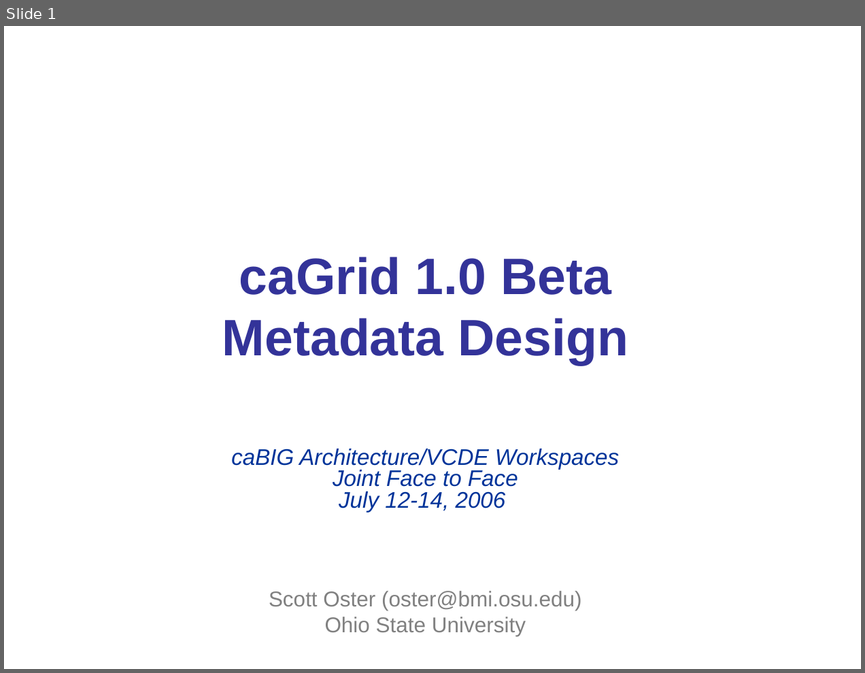
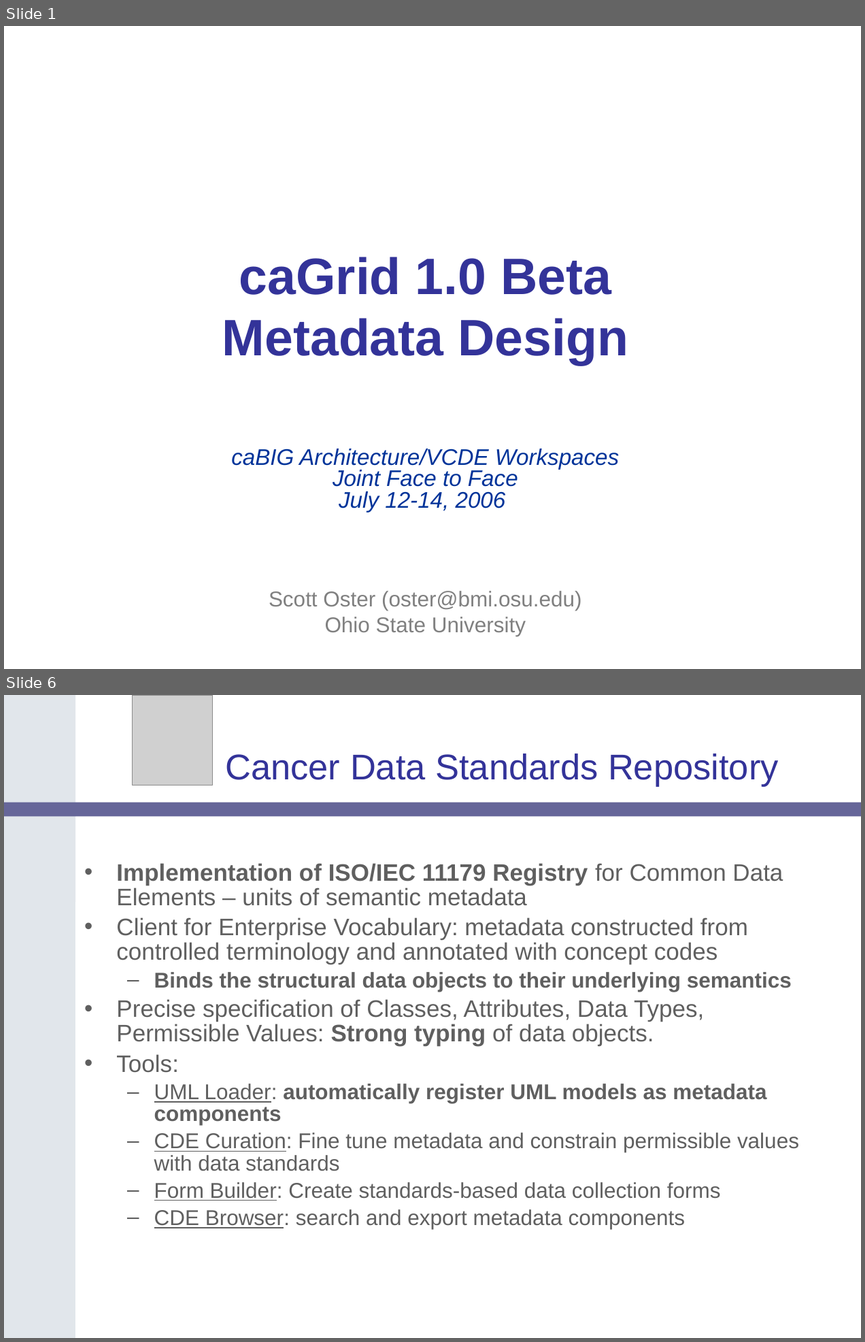
Before and after one commit to NCIP/cagrid-portal, a slide deck: cagrid-1-0/Documentation/presentations/200607_VCDE_ARCH/caGrid-1.0_Beta_Metadata.ppt. Shown one above the other, each under a label of ours: slide 1 before the commit, slides 1 and 6 after it; the slides between them are not shown. The pictures are 865x673 and 865x1342 pixels, drawn with LibreOffice and Linux fonts; fonts in the diff are those of the drawing; grey boxes stand for pictures; background and template pictures are left out. Boxes give left, top, right and bottom in pixels: in the first picture for what was removed or moved away, otherwise in the second. Text is boxed around its words. In the diff, an @@ line names an element or a change of style, - is before the commit and + after.

```diff
--- a/cagrid-1-0/Documentation/presentations/200607_VCDE_ARCH/caGrid-1.0_Beta_Metadata.ppt
+++ b/cagrid-1-0/Documentation/presentations/200607_VCDE_ARCH/caGrid-1.0_Beta_Metadata.ppt
@@ slide 6 added at bbox=[4, 695, 861, 1338], background #FFFFFF @@
@@ freeform shape added at bbox=[4, 695, 75, 1338], fill #E1E6EB @@
@@ picture added at bbox=[133, 695, 213, 785] @@
@@ title added at bbox=[225, 753, 779, 787], 30 pt, text #333399 @@
+Cancer Data Standards Repository
@@ rounded rectangle added at bbox=[4, 802, 861, 817], fill #666699 @@
@@ text added at bbox=[116, 863, 799, 1229], 18 pt, text #5F5F5F @@
+• Implementation of ISO/IEC 11179 Registry for Common Data Elements – units of semantic metadata
+• Client for Enterprise Vocabulary: metadata constructed from controlled terminology and annotated with concept codes
+  – Binds the structural data objects to their underlying semantics
+• Precise specification of Classes, Attributes, Data Types, Permissible Values: Strong typing of data objects.
+• Tools:
+  – UML Loader: automatically register UML models as metadata components
+  – CDE Curation: Fine tune metadata and constrain permissible values with data standards
+  – Form Builder: Create standards-based data collection forms
+  – CDE Browser: search and export metadata components
```
Also in this commit, not shown: 41 other slides added, 1 slide removed.
